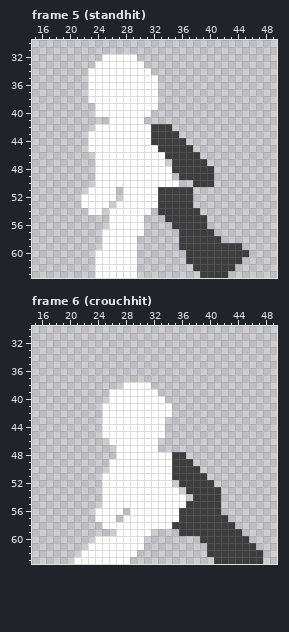
Pixel-art file: src/Unity/Fighters/Assets/Art/Sprites/Animations/hitandblock.aseprite. The picture above was drawn from the file before the commit.
64x64 pixels, 20 frames. Shown: frame 5 (standhit): x 15..49, y 30..63; frame 6 (crouchhit): x 15..49, y 30..63. The old version is drawn lined up with the new one.
Now the later version:
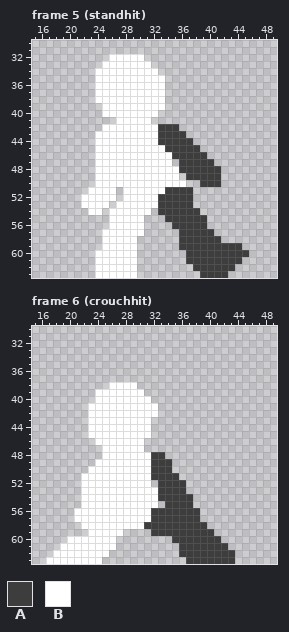
Palette (. is transparent): A #3d3d3d  B #ffffff
Changes in this commit:
whole drawing moved by +4,+0 (the old picture is shown already moved)
--- frame 5 (standhit)
@@ x 21..43 @@
 31 .......................
-32 ....BBBBB..............
-33 ...BBBBBBB.............
-34 ..BBBBBBBBB............
-35 ..BBBBBBBBBB...........
-36 ..BBBBBBBBBB...........
-37 ..BBBBBBBBBB...........
-38 ..BBBBBBBBBB...........
-39 ...BBBBBBBBB...........
-40 ...BBBBBBBB............
-41 .....BBBBB.............
-42 ...BBBBBBBBAAA.........
-43 ..BBBBBBBBBAAAA........
-44 ..BBBBBBBBBAAAAA.......
-45 ..BBBBBBBBBBAAAAA......
-46 ...BBBBBBBBBBAAAAA.....
-47 ...BBBBBBBBBB.AAAAA....
-48 ...BBBBBBBBBBBAAAAAA...
-49 ...BBBBBBBBBBB.AAAAA...
-50 ...BBBBBBBBBBBB..AAA...
-51 ..BBBB.BBBBBAAAAA......
+32 .....BBBBB.............
+33 ....BBBBBBB............
+34 ...BBBBBBBBB...........
+35 ...BBBBBBBBBB..........
+36 ...BBBBBBBBBB..........
+37 ...BBBBBBBBBB..........
+38 ...BBBBBBBBBB..........
+39 ....BBBBBBBBB..........
+40 ....BBBBBBBB...........
+41 ......BBBBB............
+42 ....BBBBBBBBAAA........
+43 ...BBBBBBBBBAAAA.......
+44 ...BBBBBBBBBAAAAA......
+45 ...BBBBBBBBBBAAAAA.....
+46 ...BBBBBBBBBBBAAAAA....
+47 ...BBBBBBBBBBB.AAAAA...
+48 ...BBBBBBBBBBBBAAAAAA..
+49 ...BBBBBBBBBBBB.AAAAA..
+50 ...BBBBBBBBBBBBB..AAA..
+51 ..BBBB.BBBBBBAAAA......
 52 .BBBBB.BBBBBAAAAA......
--- frame 6 (crouchhit)
@@ x 15..49 @@
 37 ...................................
-38 .............BBBB..................
-39 ...........BBBBBBB.................
-40 ...........BBBBBBBB................
-41 ..........BBBBBBBBBB...............
-42 ..........BBBBBBBBBB...............
-43 ..........BBBBBBBBB................
-44 ..........BBBBBBBBB................
-45 ..........BBBBBBBBB................
-46 ...........BBBBBBB.................
-47 ............BBBBBB.................
-48 ............BBBBBBBBAA.............
-49 ...........BBBBBBBBBAAA............
-50 ...........BBBBBBBBBAAAA...........
-51 ..........BBBBBBBBBBAAAAA..........
-52 ..........BBBBBBBBBB.AAAAA.........
-53 ..........BBBBBBBBBBB.AAAAA........
-54 ..........BBBBBBBBBBBB.AAAA........
-55 ..........BBBBBBBBBBBBAAAAA........
-56 .........BBBB.BBBBBBBAAAAAA........
-57 .........BBB.BBBBBBBBAAAAAAA.......
-58 ..........BBBBBBBBBBAAAAAAAAA......
-59 ............BBBBB....AAAAAAAAA.....
-60 .........BBBBBBB........AAAAAAA....
-61 ........BBBBBBBB.........AAAAAAA...
-62 .......BBBBBBBB..........AAAAAAAA..
-63 ......BBBBBBBB............AAAAAAA..
+38 ...........BBBB....................
+39 .........BBBBBBB...................
+40 .........BBBBBBBB..................
+41 ........BBBBBBBBBB.................
+42 ........BBBBBBBBBB.................
+43 ........BBBBBBBBB..................
+44 ........BBBBBBBBB..................
+45 ........BBBBBBBBB..................
+46 .........BBBBBBB...................
+47 ..........BBBBBB...................
+48 ..........BBBBBBBAA................
+49 .........BBBBBBBBAAA...............
+50 ........BBBBBBBBBAAA...............
+51 .......BBBBBBBBBBAAAA..............
+52 .......BBBBBBBBBB.AAAA.............
+53 .......BBBBBBBBBBBAAAA.............
+54 .......BBBBBBBBBBBAAAAA............
+55 .......BBBBBBBBBBB.AAAA............
+56 ......BBBBBBBBBBBAAAAAAA...........
+57 ......BBBBBBBBBBBAAAAAAA...........
+58 .......BBBBBBBBBAAAAAAAAA..........
+59 ........BBBBB....AAAAAAAAA.........
+60 .....BBBBBBB........AAAAAAA........
+61 ....BBBBBBBB.........AAAAAAA.......
+62 ...BBBBBBBB..........AAAAAAAA......
+63 ..BBBBBBBB............AAAAAAA......
